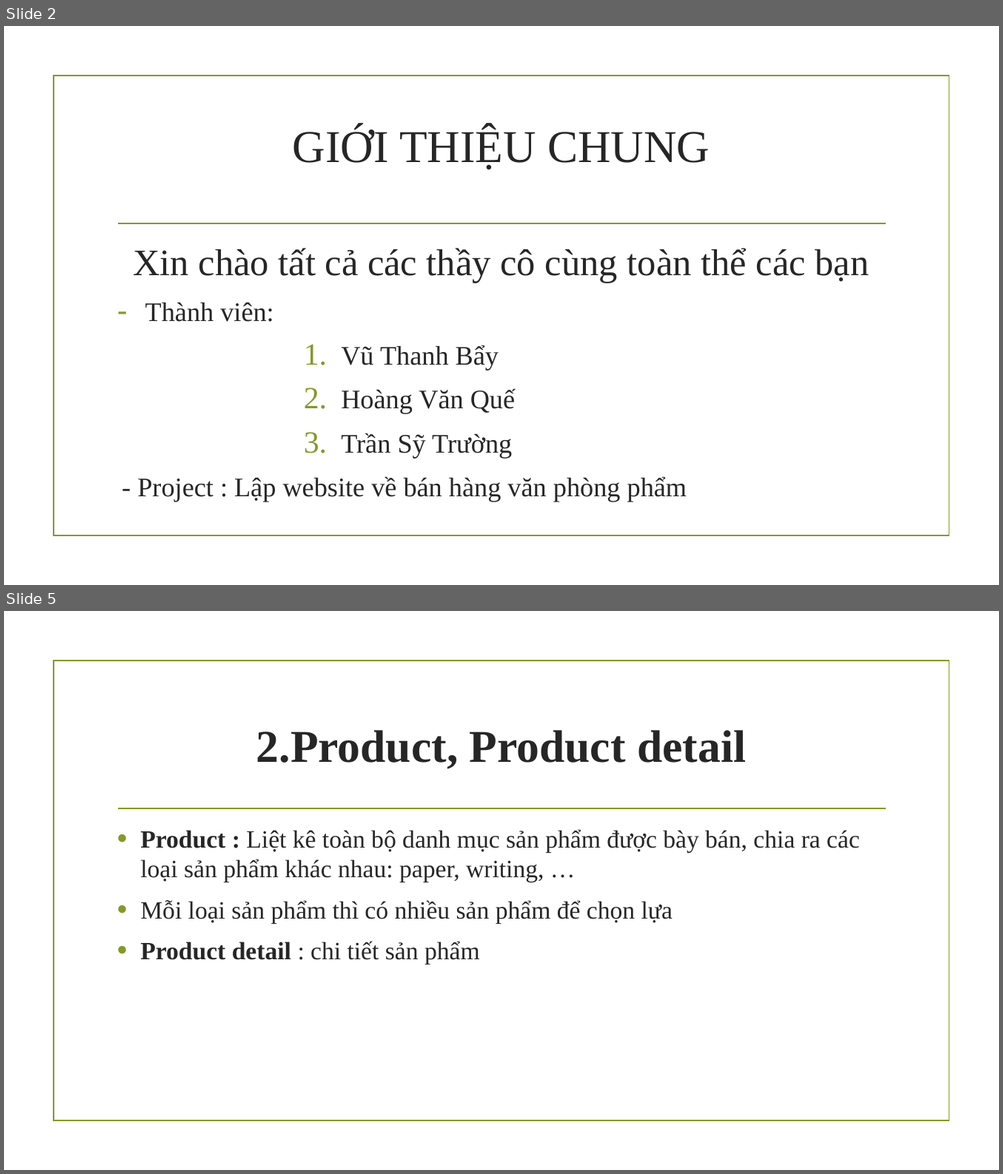
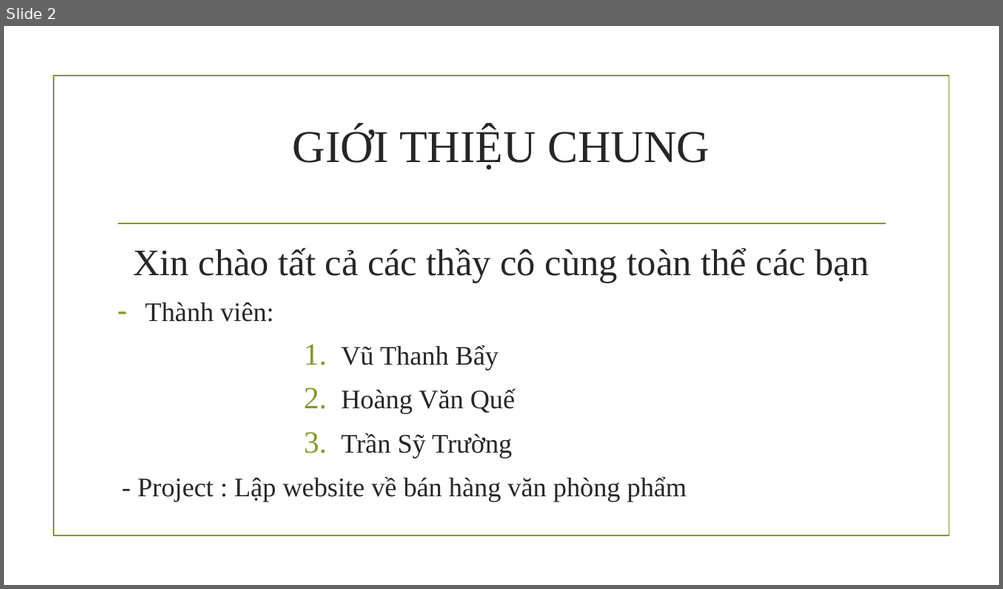
Before and after one commit to oanhbt/T1804E-UNIVERSAL_STATIONARY, a slide deck: sline.pptx. Shown one above the other, each under a label of ours: slides 2 and 5 before the commit, slide 2 after it; the slides between them are not shown. The pictures are 1003x1174 and 1003x589 pixels, drawn with LibreOffice and Linux fonts; fonts in the diff are those of the drawing; background and template pictures are left out. Boxes give left, top, right and bottom in pixels: in the first picture for what was removed or moved away, otherwise in the second. Text is boxed around its words. In the diff, an @@ line names an element or a change of style, - is before the commit and + after.

```diff
--- a/sline.pptx
+++ b/sline.pptx
@@ slide 5 removed at [4, 611, 999, 1170], background picture (left out); not listed: 2 template elements that a slide beside it also shows @@
@@ title removed at [256, 730, 745, 769] @@
-2.Product, Product detail
@@ text removed at [140, 829, 859, 965] @@
-• Product : Liệt kê toàn bộ danh mục sản phẩm được bày bán, chia ra các loại sản phẩm khác nhau: paper, writing, …
-• Mỗi loại sản phẩm thì có nhiều sản phẩm để chọn lựa
-• Product detail : chi tiết sản phẩm
```
Also in this commit, not shown: 4 slides changed, 3 slides added, 1 other slide removed, 2 other files.
